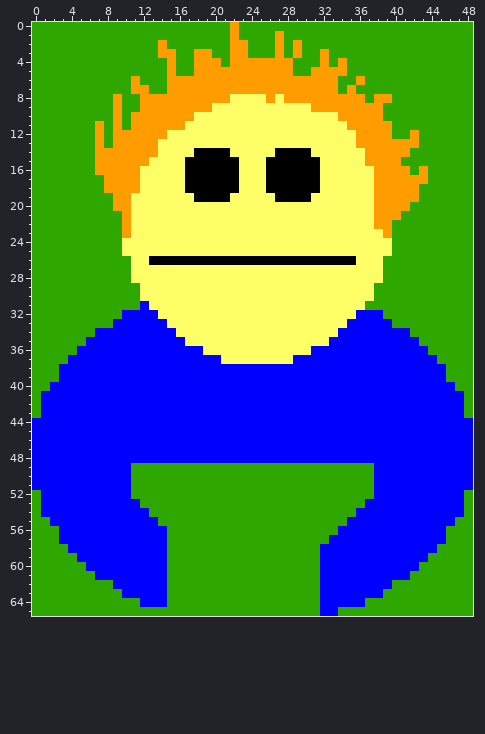
A sprite sheet gets an edit: graphics/bomber.png. Above, as it was before the edit.
The file is 49x66 pixels. Colours within 5 levels of each other are drawn and written as one.
After the commit:
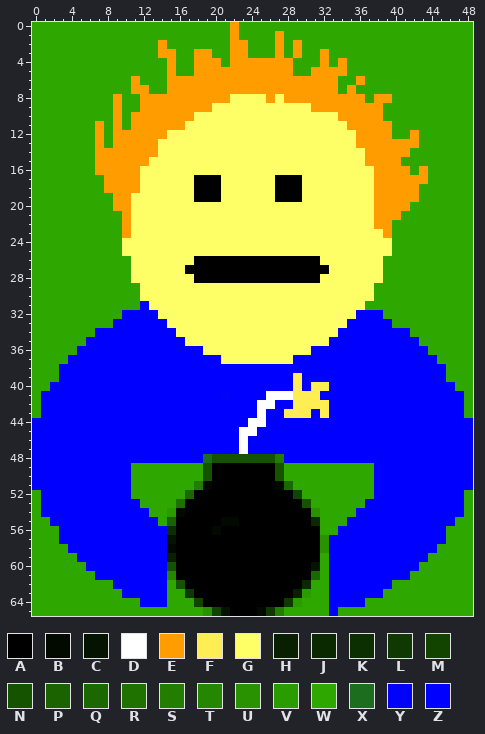
Palette (. is transparent): A #000000  B #020a00  C #051400  D #ffffff  E #ff9c00  F #ffed54  G #fefe66  H #081f00  J #0b2900  K #0c2f00  L #0f3900  M #124400  N #165300  P #1b6200  Q #1c6800  R #1f7200  S #227d00  T #258700  U #289200  V #2b9c00  W #2ea700  X #1d6d1f  Y #0103f8  Z #0000fe
Change:
@@ x 15..33 @@
 13 GGGGGGGGGGGGGGGGGGG
-14 GGGAAAAGGGGGAAAAGGG
-15 GGAAAAAAGGGAAAAAAGG
-16 GGAAAAAAGGGAAAAAAGG
-17 GGAAAAAAGGGAAAAAAGG
-18 GGAAAAAAGGGAAAAAAGG
-19 GGGAAAAGGGGGAAAAGGG
+14 GGGGGGGGGGGGGGGGGGG
+15 GGGGGGGGGGGGGGGGGGG
+16 GGGGGGGGGGGGGGGGGGG
+17 GGGAAAGGGGGGAAAGGGG
+18 GGGAAAGGGGGGAAAGGGG
+19 GGGAAAGGGGGGAAAGGGG
 20 GGGGGGGGGGGGGGGGGGG
@@ x 11..37 @@
 25 GGGGGGGGGGGGGGGGGGGGGGGGGGG
-26 GGAAAAAAAAAAAAAAAAAAAAAAAGG
-27 GGGGGGGGGGGGGGGGGGGGGGGGGGG
-28 GGGGGGGGGGGGGGGGGGGGGGGGGGG
+26 GGGGGGGAAAAAAAAAAAAAAGGGGGG
+27 GGGGGGAAAAAAAAAAAAAAAAGGGGG
+28 GGGGGGGAAAAAAAAAAAAAAGGGGGG
 29 WGGGGGGGGGGGGGGGGGGGGGGGGGG
@@ x 13..34 @@
 38 ZZZZZZZZZZZZZZZZZZZZZZ
-39 ZZZZZZZZZZZZZZZZZZZZZZ
-40 ZZZZZZZZZZZZZZZZZZZZZZ
-41 ZZZZZZZZZZZZZZZZZZZZZZ
-42 ZZZZZZZZZZZZZZZZZZZZZZ
-43 ZZZZZZZZZZZZZZZZZZZZZZ
-44 ZZZZZZZZZZZZZZZZZZZZZZ
-45 ZZZZZZZZZZZZZZZZZZZZZZ
-46 ZZZZZZZZZZZZZZZZZZZZZZ
-47 ZZZZZZZZZZZZZZZZZZZZZZ
-48 ZZZZZZZZZZZZZZZZZZZZZZ
-49 WWWWWWWWWWWWWWWWWWWWWW
-50 WWWWWWWWWWWWWWWWWWWWWW
-51 WWWWWWWWWWWWWWWWWWWWWW
-52 WWWWWWWWWWWWWWWWWWWWWW
-53 WWWWWWWWWWWWWWWWWWWWWW
-54 WWWWWWWWWWWWWWWWWWWWWW
-55 ZWWWWWWWWWWWWWWWWWWWWW
-56 ZZWWWWWWWWWWWWWWWWWWWZ
-57 ZZWWWWWWWWWWWWWWWWWWZZ
-58 ZZWWWWWWWWWWWWWWWWWZZZ
-59 ZZWWWWWWWWWWWWWWWWWZZZ
-60 ZZWWWWWWWWWWWWWWWWWZZZ
-61 ZZWWWWWWWWWWWWWWWWWZZZ
-62 ZZWWWWWWWWWWWWWWWWWZZZ
-63 ZZWWWWWWWWWWWWWWWWWZZZ
-64 ZZWWWWWWWWWWWWWWWWWZZZ
-65 WWWWWWWWWWWWWWWWWWWZZW
+39 ZZZZZZZZZZZZZZZZFZZZZZ
+40 ZZZZZZZZZZZZZZZZFZFFZZ
+41 ZZZZZZZZYZZZZDDDFFFZZZ
+42 ZZZZZZZZZZZZDDZZFFFFZZ
+43 ZZZZZZZZZZZZDZZFFFZFZZ
+44 ZZZZZZZZZZZDDZZZZZZZZZ
+45 ZZZZZZZZZZDDZZZZZZZZZZ
+46 ZZZZZZZZZZDZZZZZZZZZZZ
+47 ZZZZZZZZZZDZZZZZZZZZZZ
+48 ZZZZZZXNNNNNNNSZZZZZZZ
+49 WWWWWWNAAAAAAANWWWWWWW
+50 WWWWWWNAAAAAAANWWWWWWW
+51 WWWWWSBAAAAAAABQWWWWWW
+52 WWWWQAAAAAAAAAAAMWWWWW
+53 WWWRAAAAAAAAAAAAANWWWW
+54 WWVBAAAAAAAAAAAAAAUWWW
+55 ZWPAAAAABBAAAAAAAAJWWW
+56 ZZKAAAABAAAAAAAAAAAWWZ
+57 ZZCAAAAAAAAAAAAAAAAUZZ
+58 ZZBAAAAAAAAAAAAAAAAUZZ
+59 ZZHAAAAAAAAAAAAAAAAWZZ
+60 ZZNAAAAAAAAAAAAAAACWZZ
+61 ZZTAAAAAAAAAAAAAAAQWZZ
+62 ZZWNAAAAAAAAAAAAAJWWZZ
+63 ZZWWLAAAAAAAAAAAHVWWZZ
+64 ZZWWWMAAAAAAAAALVWWWZZ
+65 WWWWWWUMCAAABLSWWWWWZW
Boxes around the changes in both pictures, in picture pixels (x1, y1, x2, y2):
changed: (185, 148, 320, 202)
changed: (149, 256, 356, 283)
changed: (167, 373, 329, 616)
